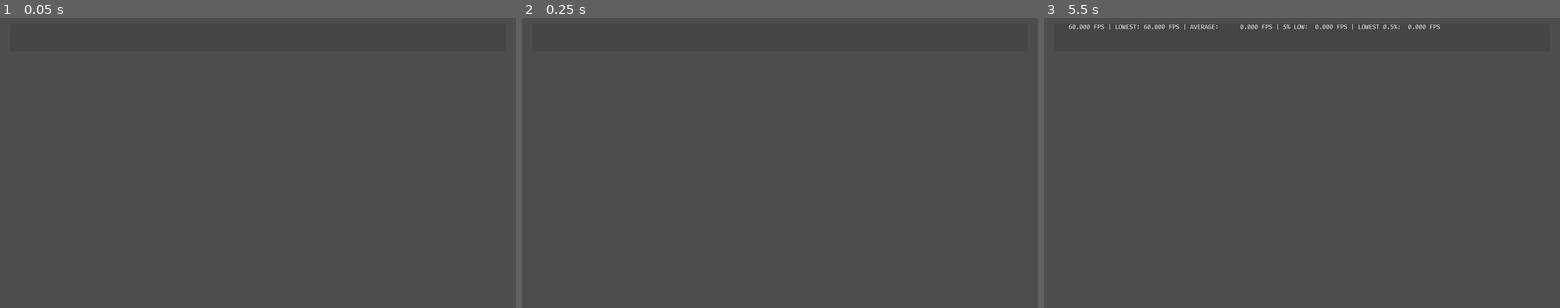
Above: before the commit, frames 1-3 (left to right).
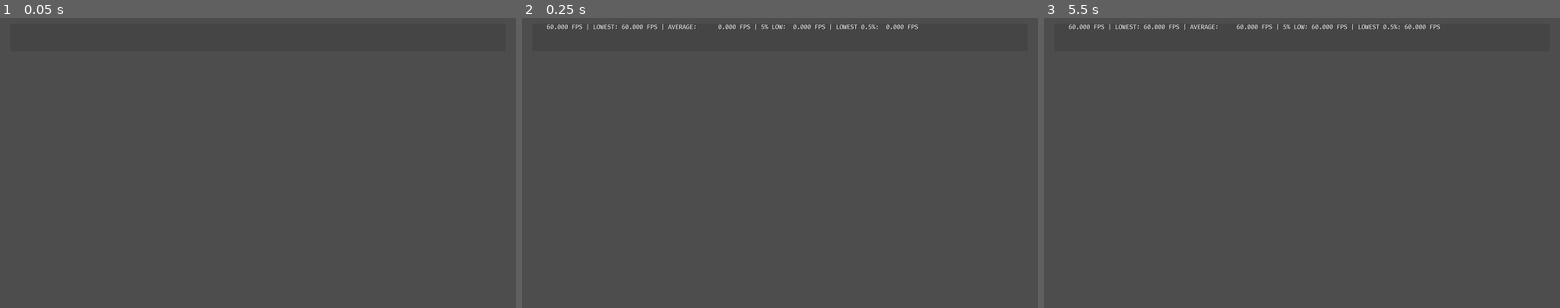
Above: after the commit, the same moments.

Repository: rchanlatte95/godot-ai-test
Game: Godot game, scene res://base.tscn
Same seed, same stepped clock (60 frames per second), same inputs: the game is played once before the commit and once after it.
Inputs:
- Up to frame 1 (0.05 s): no input
- Up to frame 2 (0.25 s): no input
- Up to frame 3 (5.5 s): tap Enter at 0.5, 2, 3.5 s; tap Space at 1.25, 2.75, 4.25 s

Frame 1 is identical in both runs. In frame 2, 0.5% of the frame differs, in the area x 4-77%, y 2-5%; in frame 3, less than 0.1%.

Commit message:
Polishing

Diff:
--- a/snayff-ai-test/base.tscn
+++ b/snayff-ai-test/base.tscn
@@ -41,16 +41,16 @@
 custom_minimum_size = Vector2(180, 80)
 layout_mode = 2
 size_flags_horizontal = 3
-size_flags_vertical = 2
+size_flags_vertical = 0
 theme_override_colors/font_shadow_color = Color(0, 0, 0, 1)
 theme_override_fonts/font = ExtResource("1_e8nri")
 theme_override_font_sizes/font_size = 18
 text = "Lorem ipsum dolor sit amet, consectetur adipiscing elit. Integer faucibus iaculis est, at iaculis turpis tempus …(273 unchanged characters)…
 autowrap_mode = 2
 text_overrun_behavior = 2
+max_lines_visible = 1
 
 [node name="DiagnosticMemoryStats" type="Label" parent="UI_Manager/DiagnosticAspectRatio/DiagnosticGridContainer"]
-visible = false
 custom_minimum_size = Vector2(180, 80)
 layout_mode = 2
 size_flags_horizontal = 3
@@ -60,3 +60,4 @@
 text = "Lorem ipsum dolor sit amet, consectetur adipiscing elit. Integer faucibus iaculis est, at iaculis turpis tempus …(273 unchanged characters)…
 autowrap_mode = 2
 text_overrun_behavior = 2
+max_lines_visible = 1
--- a/snayff-ai-test/diagnostics.gd
+++ b/snayff-ai-test/diagnostics.gd
@@ -33,7 +33,8 @@
 # Instead of 1% low FPS, we're doing a weighted average on the lowest 5%
 func CalculateLowestFPSWeightedAverage(low_frames: PackedFloat32Array) -> float:
 	var avg: float = 0.0
-	var half_frame_ct = TARGET_LOW_FRAME_CT / 2
+	var low_frame_ct: float = TARGET_LOW_FRAME_CT
+	var half_frame_ct = low_frame_ct / 2
 
 	var slowest_frame_weight_proportion = 0.5
 	avg += low_frames[0] * slowest_frame_weight_proportion
@@ -45,10 +46,8 @@
 
 	var slow_frame_weight: float = 1.0 - (slowest_frame_weight_proportion + slower_frame_weight_proportion)
 	slow_frame_weight /= half_frame_ct
-	var test: float = 0.0
 	for i in range(half_frame_ct, TARGET_LOW_FRAME_CT):
 		avg += low_frames[i] * slow_frame_weight
-		test += slow_frame_weight
 
 
 	return avg
@@ -59,13 +58,17 @@
 		avg += frame_time
 	return avg / trimmed_frames.size()
 
-func TabulateTimeStats(fps: float) -> void:
+func TabulateTimeStats() -> void:
 	avg_buffer_idx = 0
 	avg_buffer.sort()
 	lowest_avg_fps = avg_buffer[0]
 	low_avg_fps = CalculateLowestFPSWeightedAverage(avg_buffer.slice(0, TARGET_LOW_FRAME_CT))
 	trim_avg_fps = CalculateTrimmedFpsAverage(avg_buffer.slice(TARGET_LOW_FRAME_CT, (AVG_BUFFER_SIZE - TARGET_LOW_FRAME_CT)))
 	avg_buffer.fill(0.0)
+
+func ResetStatCollection() -> void:
+	lowest_fps = 10000000000.0
+	print("RESET DEBUG STAT COLLECTION")
 
 func _ready() -> void:
 	TimeStats.text = ""
@@ -76,8 +79,9 @@
 	var file_buffer_sz: int = MinutesToTrack * SECS_PER_MIN
 	file_buffer.resize(file_buffer_sz)
 
-	accum = -5.0
-	pass
+func _input(event):
+	if event.is_action_pressed("ui_text_delete_word"):
+		ResetStatCollection()
 
 func _process(delta: float) -> void:
 
@@ -91,7 +95,7 @@
 	lowest_fps = fps if fps < lowest_fps else lowest_fps
 
 	if (avg_buffer_idx >= AVG_BUFFER_SIZE):
-		TabulateTimeStats(fps)
+		TabulateTimeStats()
 
 	if (accum >= 0.08333):
 		var final_str = current_fps_fmt % [fps, lowest_fps, trim_avg_fps, low_avg_fps, lowest_avg_fps]
